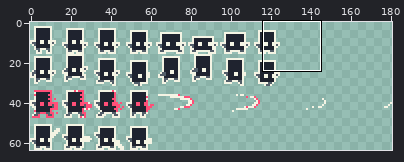
Two versions of one sprite sheet, Output/Assets/Textures/Characters/NewPlayer/player.png. Above, an overview of the earlier version with the close-up marked.
Close-up. Earlier state:
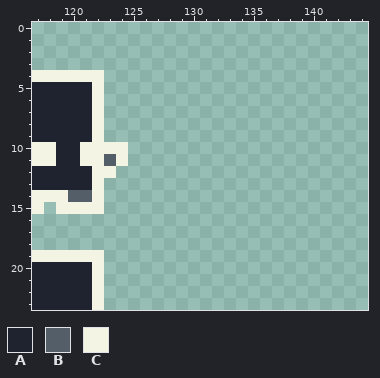
The file is 181x64 pixels. Shown: x 117..144, y 0..23.
Palette (. is transparent): A #1f232f  B #535e69  C #f4f4e4
Pixels before, first column x 117:
 4 CCCCCC..
 5 AAAAAC..
 6 AAAAAC..
 7 AAAAAC..
 8 AAAAAC..
 9 AAAAAC..
10 CCAACCCC
11 CCAACCBC
12 AAAAACC.
13 AAAAAC..
14 CCCBBC..
15 C.CCCC..
16 ........
17 ........
18 ........
19 CCCCCC..
20 AAAAAC..
21 AAAAAC..
22 AAAAAC..
23 AAAAAC..
After the commit:
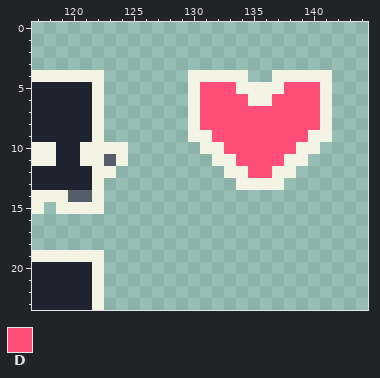
Colours new in this view: D #ff4f78
Changes in this commit:
Changed rows in their new state; - is an unchanged pixel.
first column x 130:
 4 CCCCC--CCCCC
 5 CDDDCCCCDDDC
 6 CDDDDCCDDDDC
 7 CDDDDDDDDDDC
 8 CDDDDDDDDDDC
 9 CCDDDDDDDDCC
10 -CCDDDDDDCC-
11 --CCDDDDCC--
12 ---CCDDCC---
13 ----CCCC----
